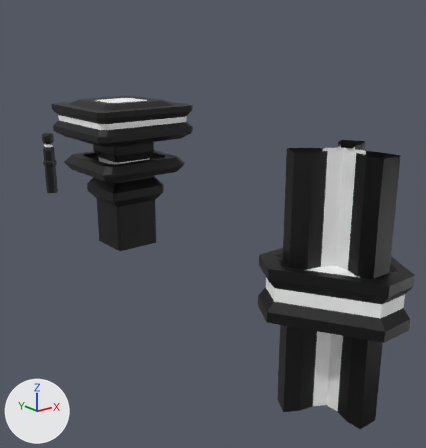
One commit to the Blender file MLD66/Assets/building/buildings.blend: the scene before it, then after it.
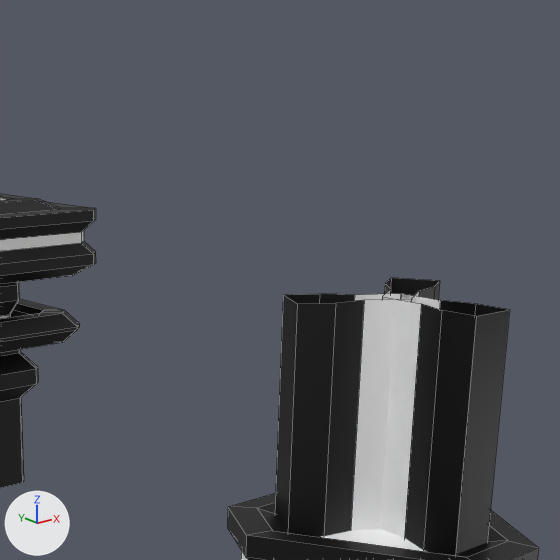
Each version is shown whole from a camera (50 mm lens) standing at (-3.22, -7.58, 1.72) and looking at (1.29, -1.95, -0.54), then close up on the part from 34% to 100% of the width and 0% to 63% of the height. Every picture has the same lights, and +X, +Y and +Z are marked at lower left. The close-ups show mesh edges as thin lines.

The first close-up shows 'connector', 'connector_detail', 'cpu'.
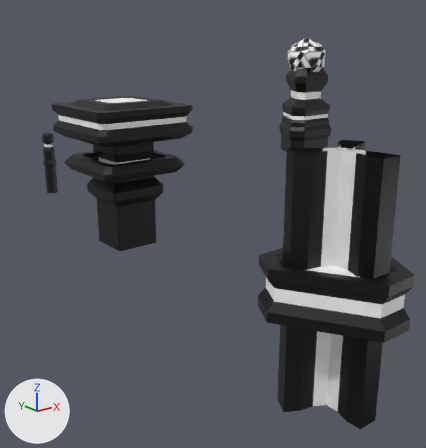
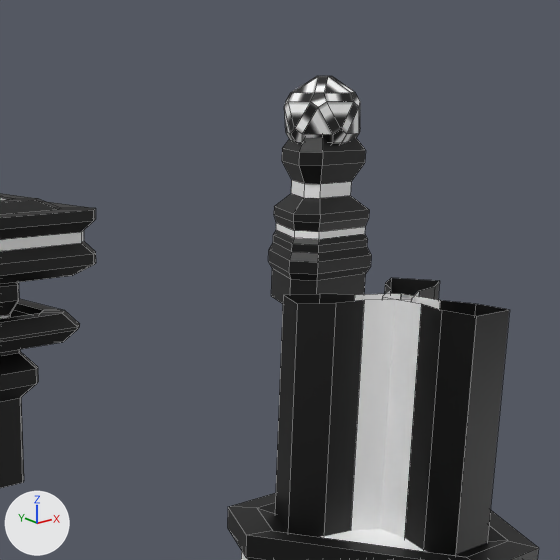
Pixel boxes [x1, y1, x2, y2] of what changed, in the close-ups (560 x 560 px):
'laserdrill', added (black): after [268, 137, 371, 304]
'laserdrill_lens', added: after [284, 76, 360, 145]

The change, as a list of edits to the scene's bpy script:
```text
Add me_icosphere:
    me_icosphere.from_pydata(...)  # 60 vertices, 62 faces; spans x -0.349..0.349, y -0.332..0.332, z -0.354..0.354
    me_icosphere.materials.append(mat_emission_png)  # picture img_emission_png
Add me_cylinder_003:
    me_cylinder_003.from_pydata(...)  # 90 vertices, 85 faces; spans x -0.49..0.49, y -0.36..0.49, z -0.3..1.28
    me_cylinder_003.materials.append(mat_emission_png)  # picture img_emission_png
Add ob_laserdrill_lens:
    ob_laserdrill_lens = bpy.data.objects.new('laserdrill_lens', me_icosphere)
    ob_laserdrill_lens.location = (5.0, 0.0, 1.381)
Add ob_laserdrill:
    ob_laserdrill = bpy.data.objects.new('laserdrill', me_cylinder_003)
    ob_laserdrill.location = (5.0, 0.0, 0.0)
```
